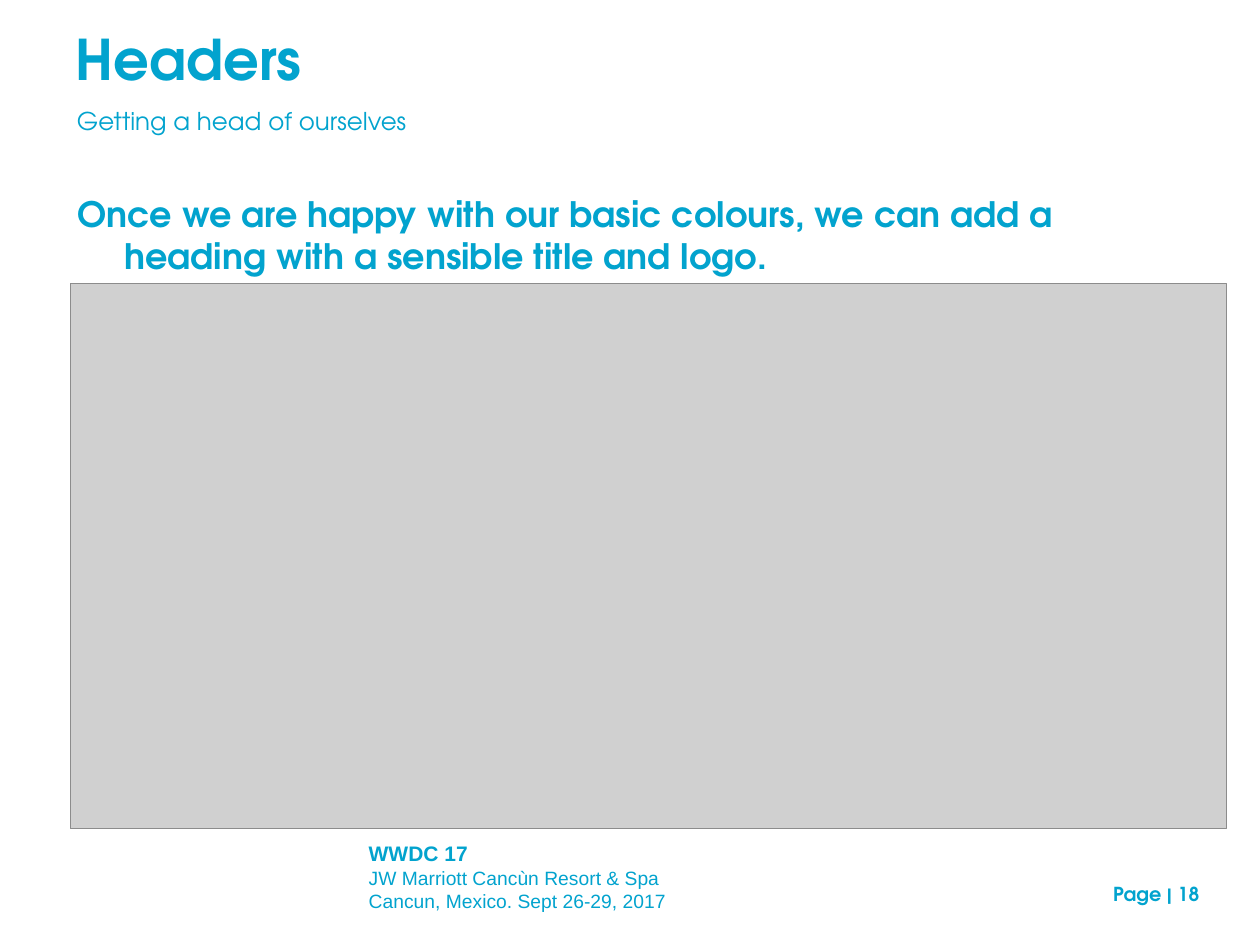
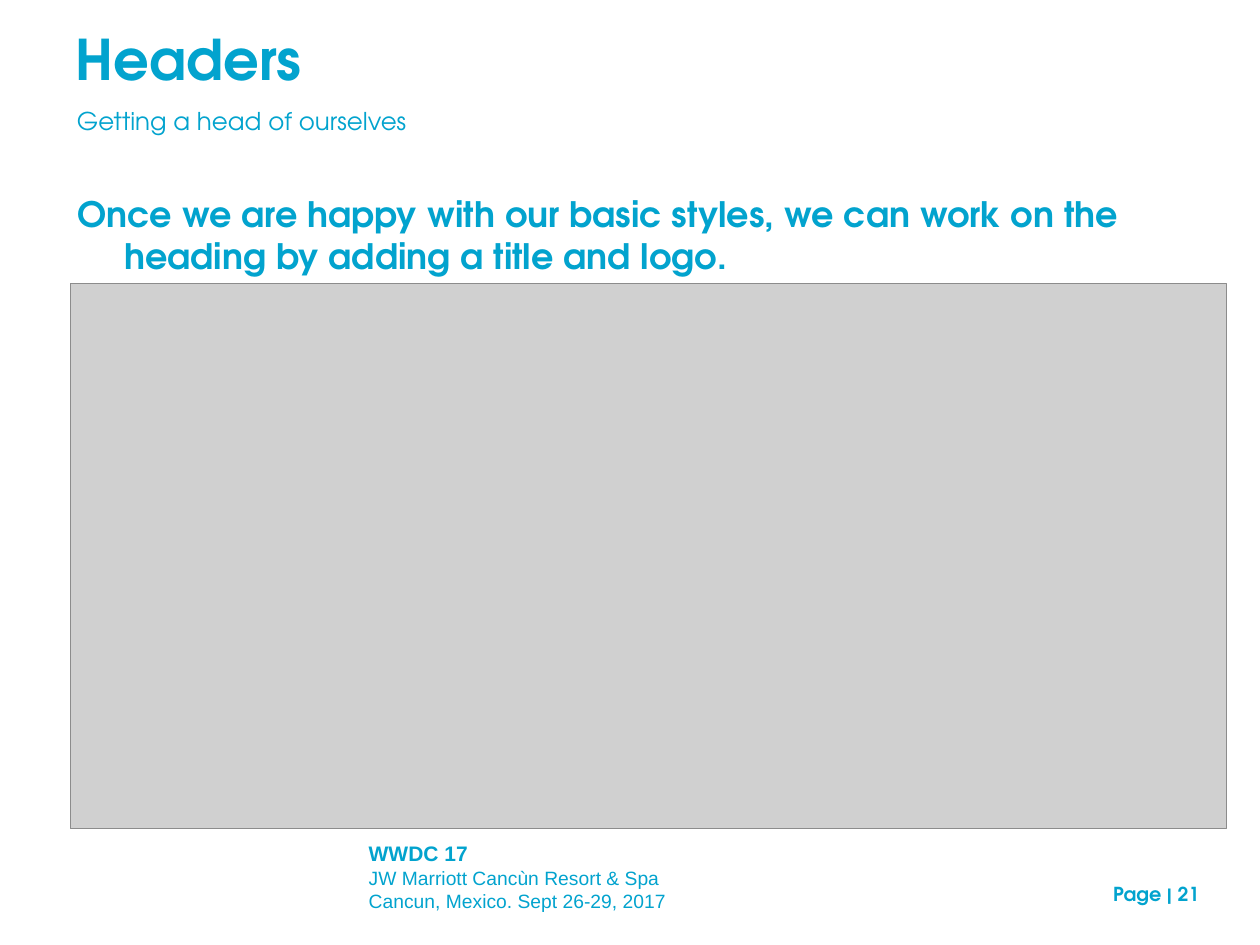
Before and after one commit to neilm-fourjs/njms_demos310, a slide deck: slide 21 of gbc/presentation/GBC_customization_draft.ppt (slide 18 before the commit). Drawn at 1260x945 pixels with LibreOffice and Linux fonts; fonts in the diff are those of the drawing; grey boxes stand for pictures; background and template pictures are left out. Boxes give left, top, right and bottom in pixels: in the first picture for what was removed or moved away, otherwise in the second. Text is boxed around its words. In the diff, an @@ line names an element or a change of style, - is before the commit and + after.

```diff
--- a/gbc/presentation/GBC_customization_draft.ppt
+++ b/gbc/presentation/GBC_customization_draft.ppt
@@ text at [77, 200, 1118, 277]: text changed @@
-Once we are happy with our basic colours, we can add a heading with a sensible title and logo.
+Once we are happy with our basic styles, we can work on the heading by adding a title and logo.
@@ page number at [1113, 886, 1200, 906]: text changed @@
-Page | 18
+Page | 21
```
Also in this commit, not shown: 5 other slides changed, 4 slides added, 5 other files.
